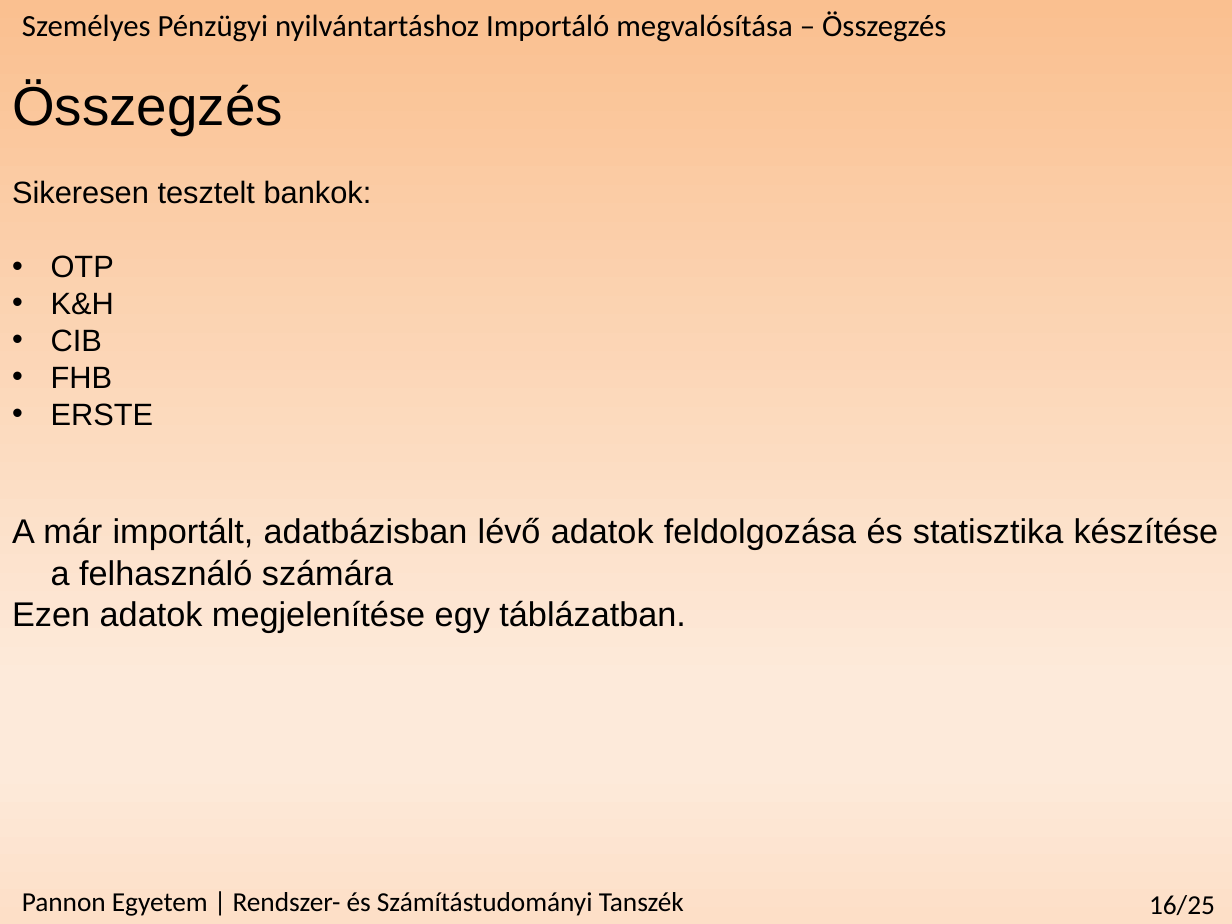
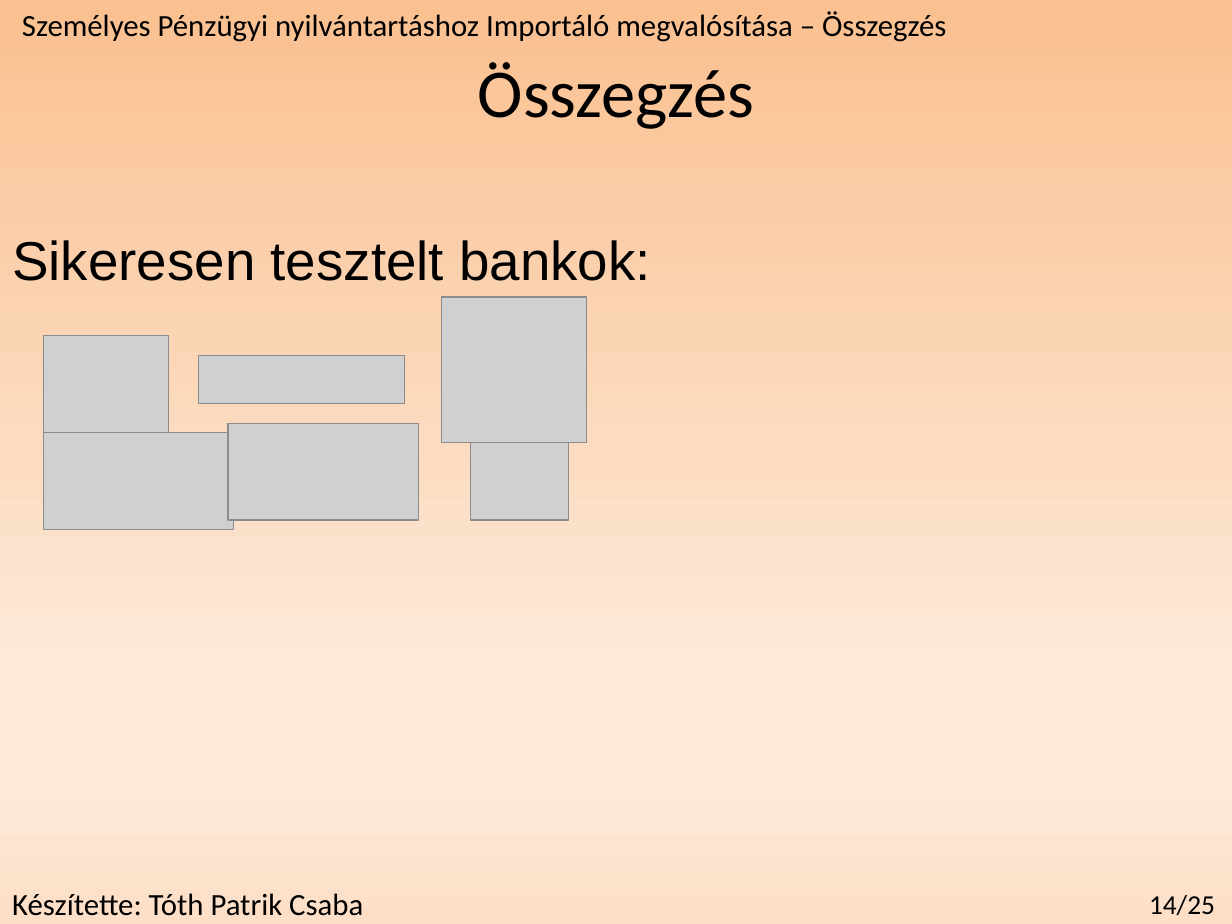
Before and after one commit to redizaar/MoneyManager, a slide deck: slide 14 of féléveselőadás_szakdoga.pptx (slide 16 before the commit). Drawn at 1232x924 pixels with LibreOffice and Linux fonts; fonts in the diff are those of the drawing; grey boxes stand for pictures. Boxes give left, top, right and bottom in pixels: in the first picture for what was removed or moved away, otherwise in the second. Text is boxed around its words. In the diff, an @@ line names an element or a change of style, - is before the commit and + after.

```diff
--- a/féléveselőadás_szakdoga.pptx
+++ b/féléveselőadás_szakdoga.pptx
@@ text at <box>12,81,283,134</box>: paragraph removed @@
-Összegzés
@@ text added at <box>478,62,754,129</box>, 40 pt, text #000000 @@
+Összegzés
@@ text "Sikeresen tesztelt bankok:": place and size @@
-text "Sikeresen tesztelt bankok:" at <box>12,81,1219,632</box>
+text "Sikeresen tesztelt bankok:" at <box>12,240,651,281</box>
@@ text "Sikeresen tesztelt bankok:" at <box>12,240,651,281</box>: size 18 to 32 pt @@
@@ text at <box>12,255,1219,632</box>: paragraphs removed @@
-• OTP
-• K&H
-• CIB
-• FHB
-• ERSTE
-A már importált, adatbázisban lévő adatok feldolgozása és statisztika készítése a felhasználó számára
-Ezen adatok megjelenítése egy táblázatban.
@@ picture added at <box>441,297,586,442</box> @@
@@ picture added at <box>43,336,168,434</box> @@
@@ picture added at <box>198,355,404,403</box> @@
@@ picture added at <box>43,432,233,530</box> @@
@@ picture added at <box>228,424,418,521</box> @@
@@ picture added at <box>471,424,569,521</box> @@
@@ text at <box>12,893,363,916</box>: text changed; size 16 to 18 pt @@
-Pannon Egyetem | Rendszer- és Számítástudományi Tanszék
+Készítette: Tóth Patrik Csaba
@@ page number at <box>1149,895,1215,915</box>: text changed @@
-16/25
+14/25
```
Also in this commit, not shown: 13 other slides changed, 1 slide added, 3 slides removed.
